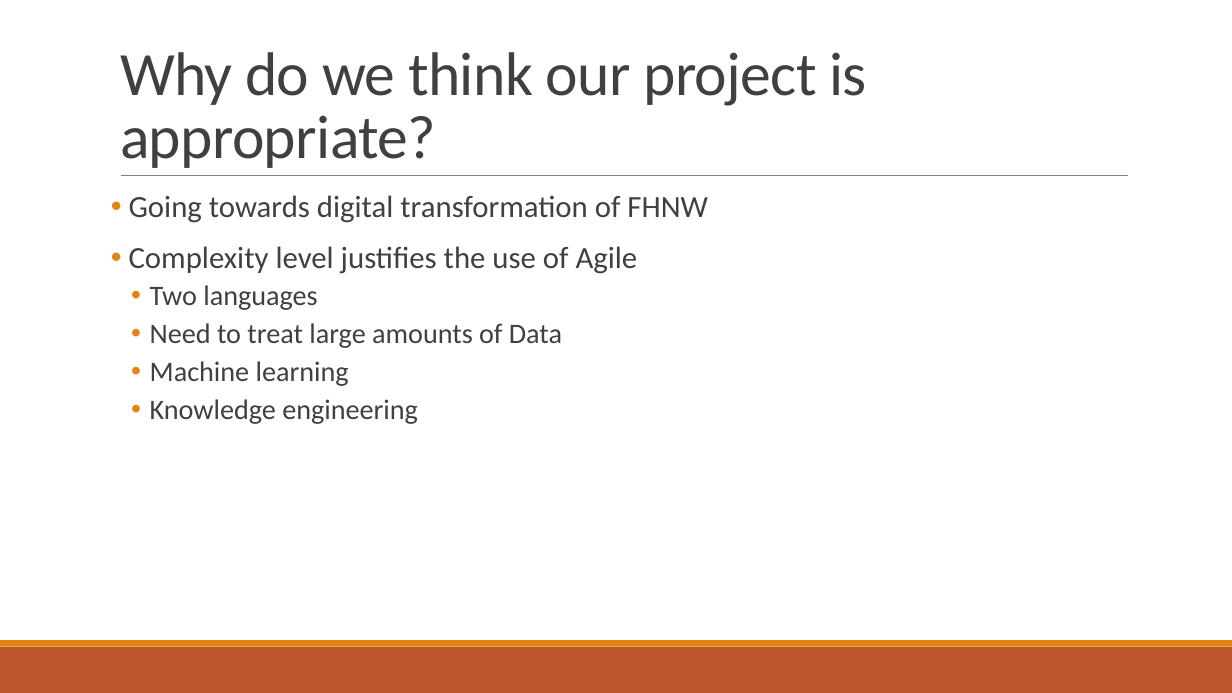
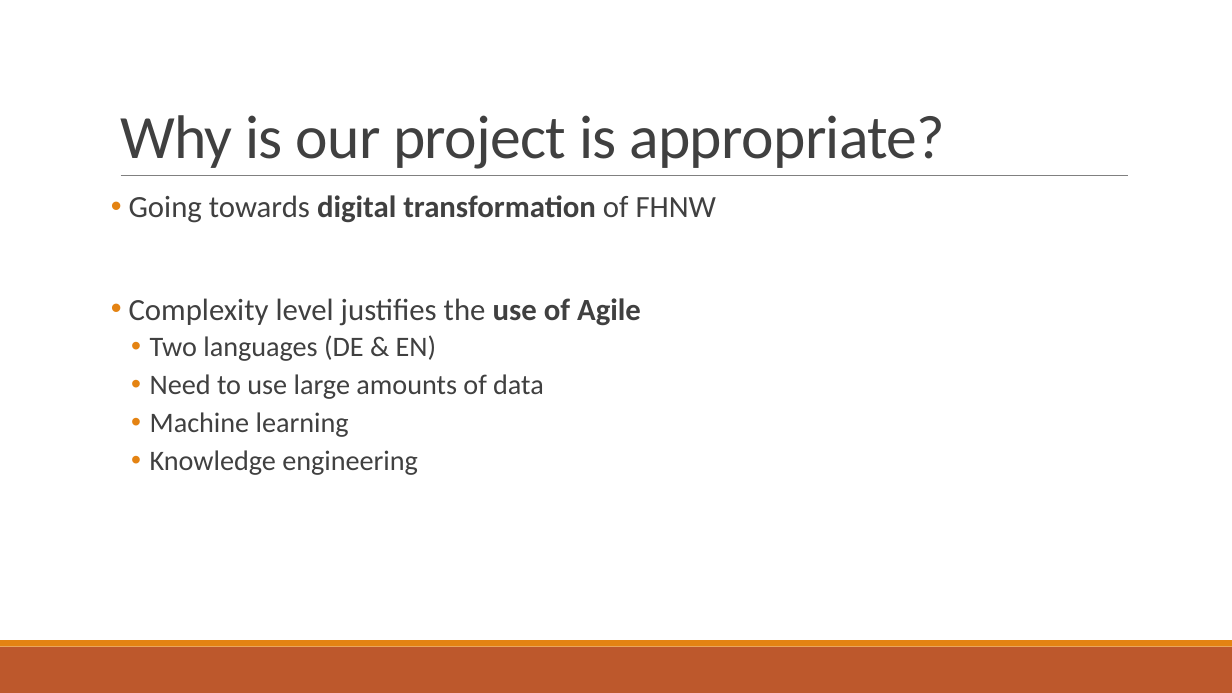
Before and after one commit to AgileBusinessAnalysis/05__TEAM, a slide deck: slide 3 of Prep Pitch.pptx. Drawn at 1232x693 pixels with LibreOffice and Linux fonts; fonts in the diff are those of the drawing. Boxes give left, top, right and bottom in pixels: in the first picture for what was removed or moved away, otherwise in the second. Text is boxed around its words. In the diff, an @@ line names an element or a change of style, - is before the commit and + after.

```diff
--- a/Prep Pitch.pptx
+++ b/Prep Pitch.pptx
@@ title at (120, 115, 945, 169): text changed @@
-Why do we think our project is appropriate?
+Why is our project is appropriate?
@@ text at (129, 195, 717, 326): bold on in "digital transformation", "use of Agile" @@
@@ text at (150, 335, 544, 399): text changed @@
-  • Two languages
-  • Need to treat large amounts of Data
+  • Two languages (DE & EN)
+  • Need to use large amounts of data
```
Also in this commit, not shown: 6 other slides changed.
